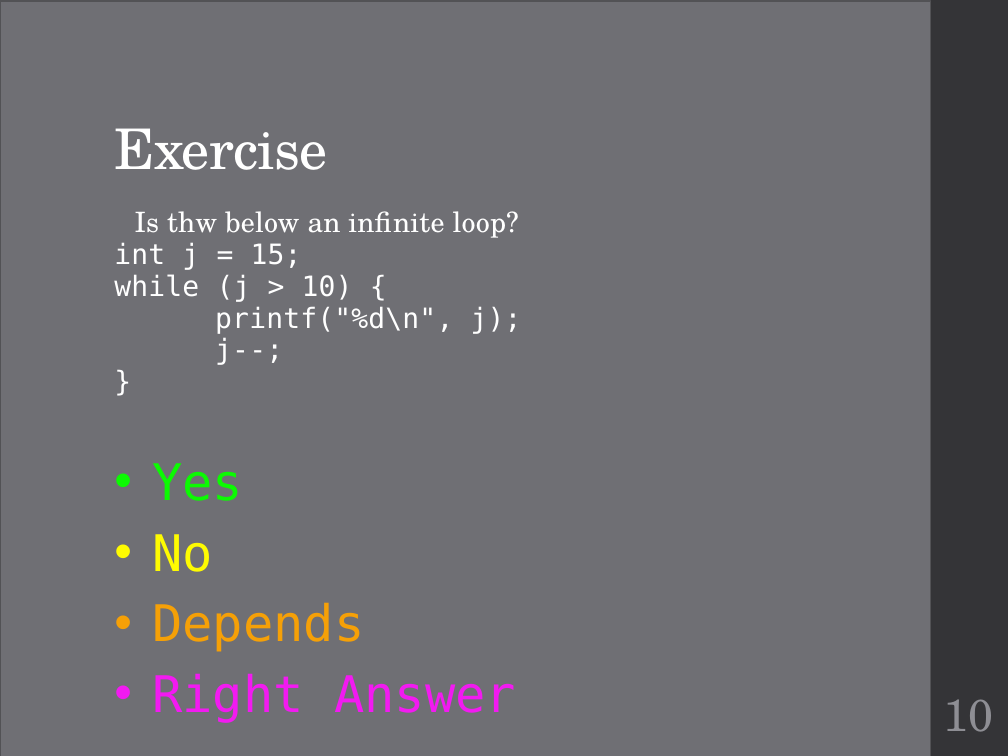
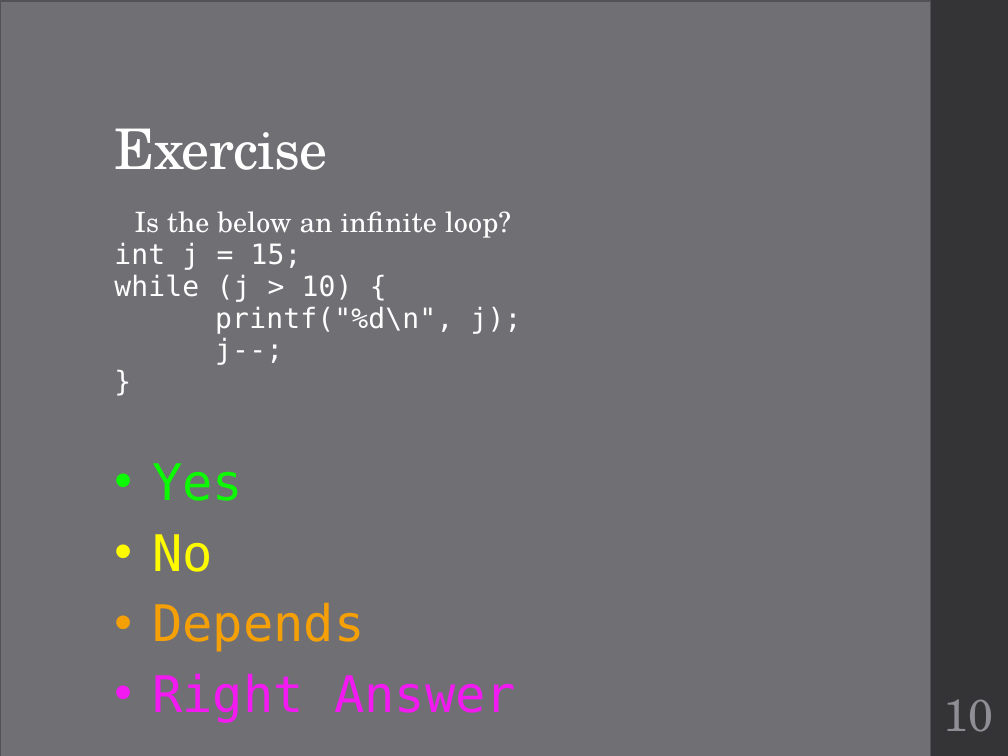
Before and after one commit to geneti/cse220_2020fall, a slide deck: slide 10 of Lectures/cse220-07-iteration.pptx. Drawn at 1008x756 pixels with LibreOffice and Linux fonts; fonts in the diff are those of the drawing. Boxes give left, top, right and bottom in pixels: in the first picture for what was removed or moved away, otherwise in the second. Text is boxed around its words. In the diff, an @@ line names an element or a change of style, - is before the commit and + after.

Commit message:
lecture 8

```diff
--- a/Lectures/cse220-07-iteration.pptx
+++ b/Lectures/cse220-07-iteration.pptx
@@ text at [135, 211, 511, 238]: text changed @@
-• Is thw below an infinite loop?
+• Is the below an infinite loop?
```
Also in this commit, not shown: 1 other slide changed, 2 other files.
